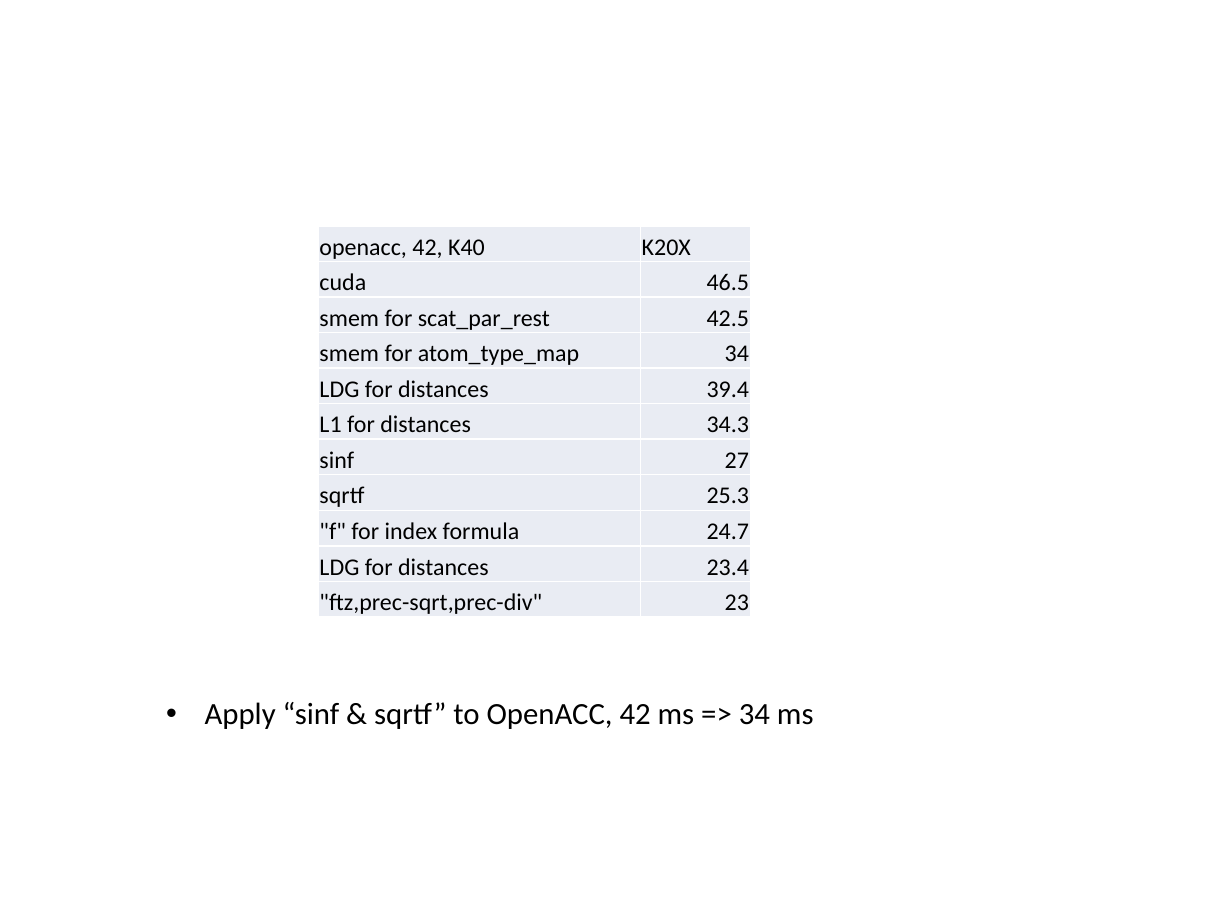
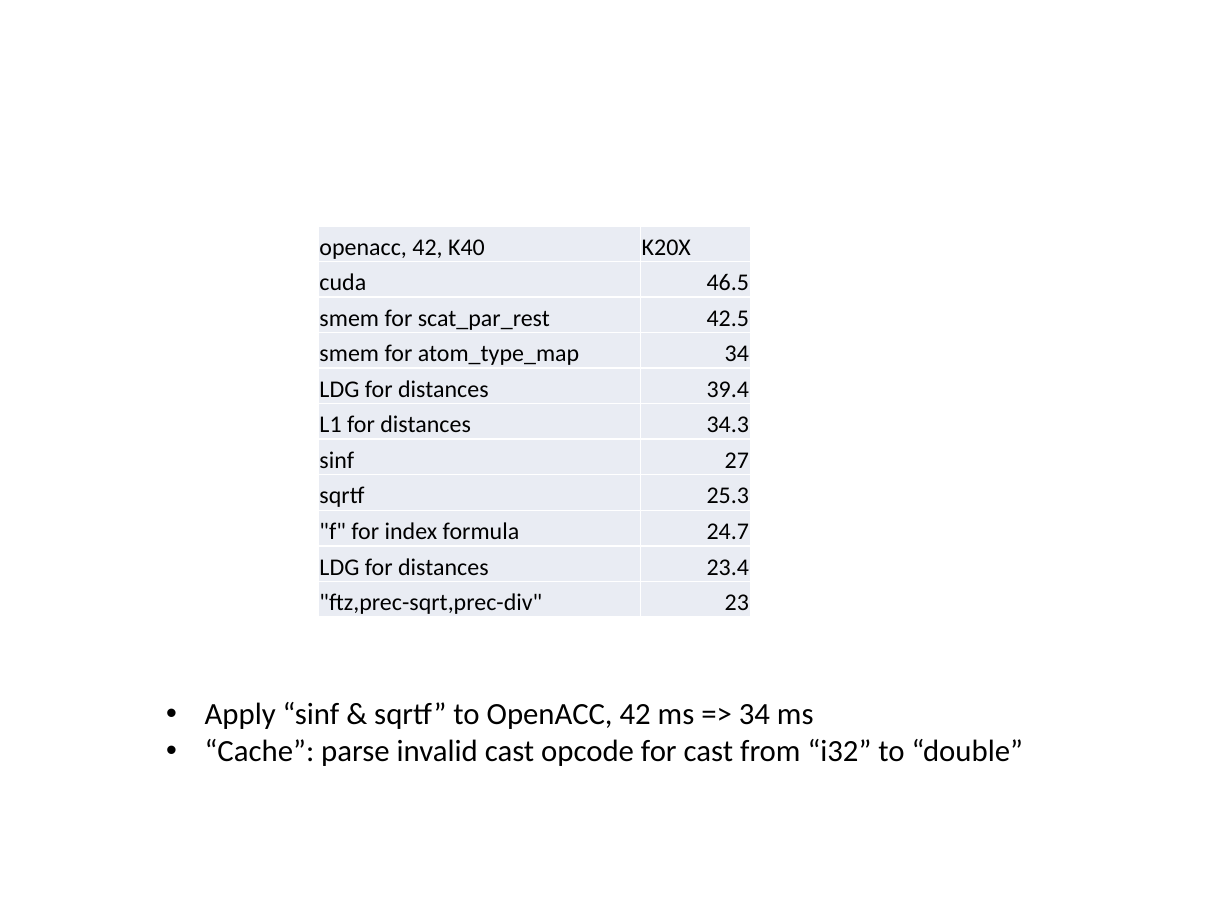
Before and after one commit to olcf/UDelHack16, a slide deck: slide 4 of 050316_Presentations/nci-5-3.pptx. Drawn at 1232x924 pixels with LibreOffice and Linux fonts; fonts in the diff are those of the drawing. Boxes give left, top, right and bottom in pixels: in the first picture for what was removed or moved away, otherwise in the second. Text is boxed around its words. In the diff, an @@ line names an element or a change of style, - is before the commit and + after.

Commit message:
update nci

```diff
--- a/050316_Presentations/nci-5-3.pptx
+++ b/050316_Presentations/nci-5-3.pptx
@@ text at (205,739,1023,766): paragraph added @@
+• “Cache”: parse invalid cast opcode for cast from “i32” to “double”
```
